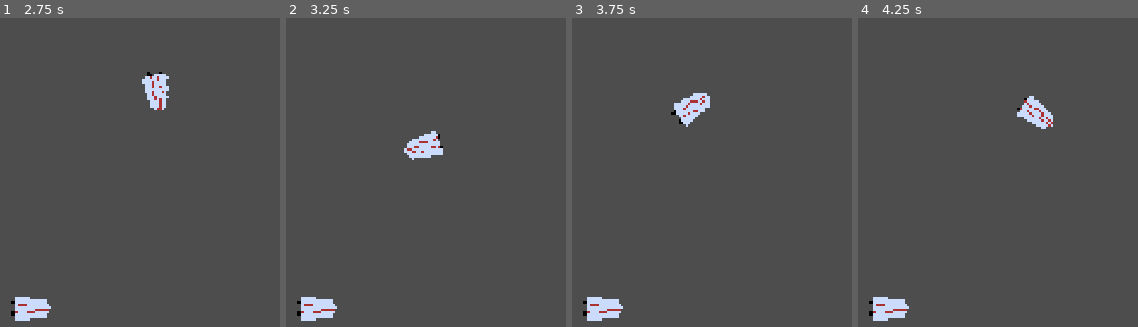
Above: before the commit, frames 1-4 (left to right).
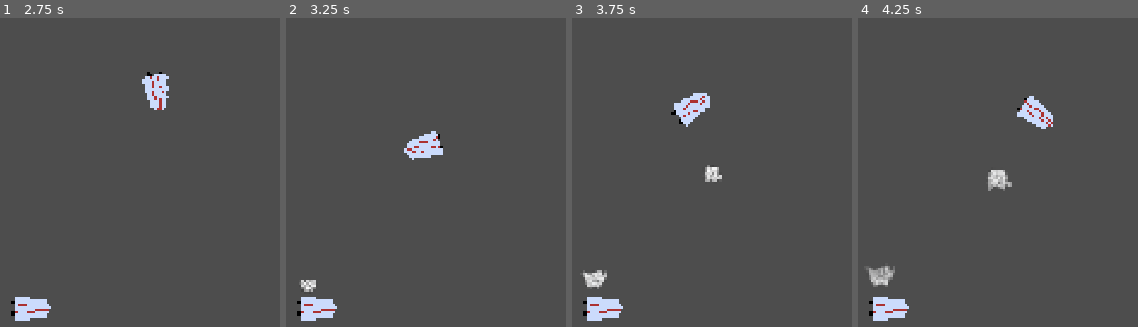
Above: after the commit, the same moments.

Repository: SuperFireMike/space_combat_strategy_game
Game: Godot game, scene res://scenes/level.tscn
The game is run twice, just before and just after one commit, with the same random seed, the same clock (stepped at 60 frames per second) and the same inputs.
Inputs (mouse positions are in pixels of both pictures, inside the frame that each line leads up to):
- Up to frame 1 (2.75 s): tap Enter at 0.5, 2 s; move the mouse to (30, 308) at 0.52 s; right-click (30, 308) at 0.6 s; tap Space at 1.25 s; move the mouse to (109, 39) at 1.27 s; click (109, 39) at 1.35 s; move the mouse to (140, 132) at 2.02 s; right-click (140, 132) at 2.1 s
- Up to frame 2 (3.25 s): move the mouse to (308, 320) at 2.77 s; click (308, 320) at 2.85 s
- Up to frame 3 (3.75 s): move the mouse to (outside the picture) at 3.52 s; right-click (outside the picture) at 3.6 s
- Up to frame 4 (4.25 s): no input

Frame 1 is identical in both runs. In frame 2, 0.2% of the frame differs, in the area x 4-11%, y 84-89%; in frame 3, 0.6%; in frame 4, 0.9%, in the area x 2-55%, y 49-88%.

Commit message:
progressed with weapon vfx

Diff:
--- a/scenes/firing_range.gd
+++ b/scenes/firing_range.gd
@@ -42,8 +42,9 @@
 	points.append(Vector2.ZERO)
 
 	var spread := deg_to_rad(firing_radius)
-	var start_angle := -spread / 2
-	var end_angle := spread / 2
+	var direction_offset := -PI / 2
+	var start_angle := direction_offset - spread / 2
+	var end_angle := direction_offset + spread / 2
 
 	var arc_len := firing_range * spread
 
--- a/scenes/spaceship.tscn
+++ b/scenes/spaceship.tscn
@@ -30,7 +30,8 @@
 
 [node name="Weapon1" parent="." unique_id=1874413792 instance=ExtResource("4_v0rat")]
 position = Vector2(-20, -23)
-firing_range = 100
+firing_range = 500
+firing_radius = 90
 
 [connection signal="mouse_entered" from="." to="." method="_on_mouse_entered"]
 [connection signal="mouse_exited" from="." to="." method="_on_mouse_exited"]
--- a/scenes/weapon.gd
+++ b/scenes/weapon.gd
@@ -9,4 +9,4 @@
 
 
 func _on_firing_range_fire(_pos: Vector2) -> void:
-	$FX.emitting = true
+	$FX.restart()
--- a/scenes/weapon.tscn
+++ b/scenes/weapon.tscn
@@ -4,19 +4,29 @@
 [ext_resource type="Texture2D" uid="uid://d3xpjoe6wr1ce" path="res://graphics/vfx/smoke/whitePuff05.png" id="1_xasec"]
 [ext_resource type="PackedScene" uid="uid://cj2hf0wkccxx2" path="res://scenes/firing_range.tscn" id="2_uxn4k"]
 
+[sub_resource type="Gradient" id="Gradient_bmw2d"]
+colors = PackedColorArray(1, 1, 1, 1, 1, 1, 1, 0)
+
+[sub_resource type="GradientTexture1D" id="GradientTexture1D_cjr6y"]
+gradient = SubResource("Gradient_bmw2d")
+
 [sub_resource type="ParticleProcessMaterial" id="ParticleProcessMaterial_7oc0d"]
 lifetime_randomness = 0.3
 particle_flag_disable_z = true
+particle_flag_damping_as_friction = true
 emission_shape = 1
 emission_sphere_radius = 1.0
 angle_min = 27.000011
 angle_max = 27.000011
-spread = 35.526
-initial_velocity_min = 6.25
-initial_velocity_max = 25.0
+spread = 28.421
+initial_velocity_min = 215.62999
+initial_velocity_max = 234.37999
 gravity = Vector3(0, 0, 0)
-scale_min = 0.099999994
-scale_max = 0.099999994
+damping_min = 0.5
+damping_max = 1.5000001
+scale_min = 0.049999997
+scale_max = 0.049999997
+color_ramp = SubResource("GradientTexture1D_cjr6y")
 
 [node name="Weapon" type="Node2D" unique_id=1874413792]
 script = ExtResource("1_bmw2d")
@@ -29,6 +39,7 @@
 texture = ExtResource("1_xasec")
 lifetime = 2.0
 one_shot = true
+explosiveness = 1.0
 process_material = SubResource("ParticleProcessMaterial_7oc0d")
 
 [node name="firing_range" parent="." unique_id=801767313 instance=ExtResource("2_uxn4k")]
